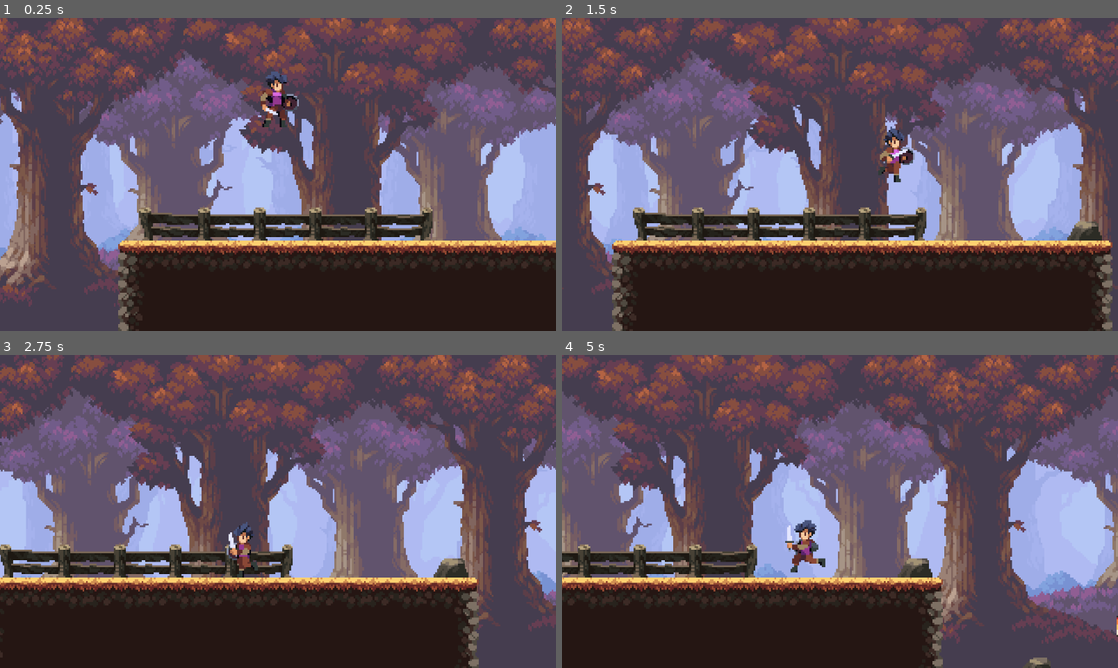
Above: before the commit, frames 1-4 (two rows, left to right).
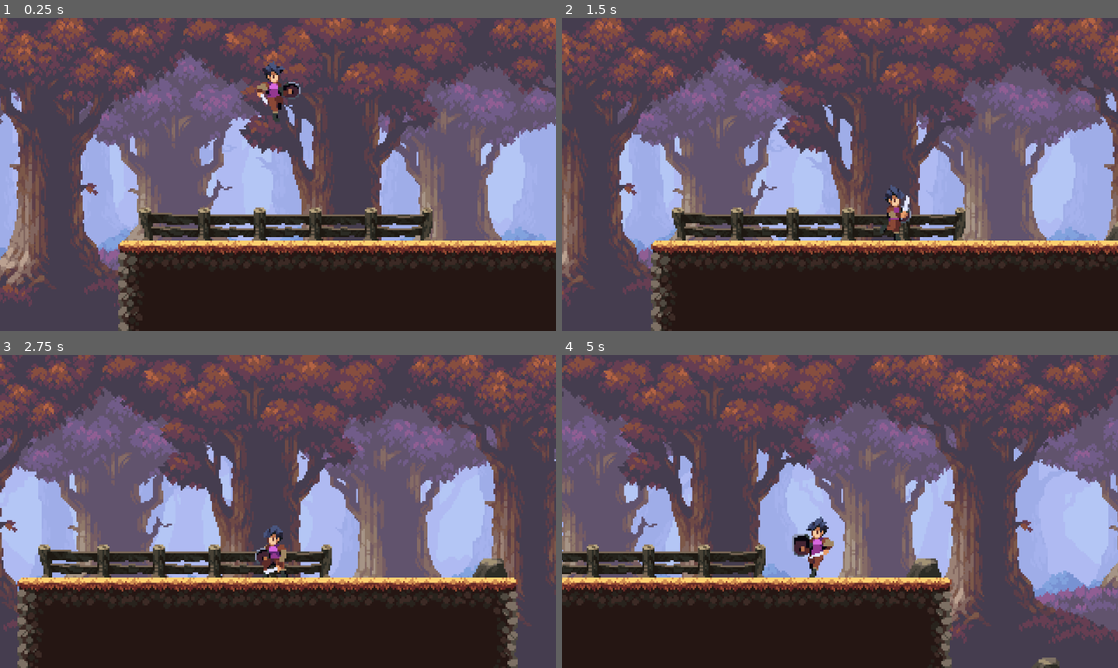
Above: after the commit, the same moments.

Repository: lucaslrt/2D-Platformer-Template-Godot-4
Game: Godot game, scene res://nodes/scenes/level.tscn
Same seed, same stepped clock (60 frames per second), same inputs: the game is played once before the commit and once after it. The project has no main scene, so this scene is started directly.
Inputs:
- Up to frame 1 (0.25 s): no input
- Up to frame 2 (1.5 s): hold Right (ui_right) from 0.53 s (still down); tap Space (ui_select) at 0.77 s
- Up to frame 3 (2.75 s): tap Space (ui_select) at 1.52 s; release Right (ui_right) at 2.03 s; hold Left (ui_left) from 2.03 s (still down)
- Up to frame 4 (5 s): release Left (ui_left) at 2.78 s; hold Right (ui_right) 2.78-4.28 s; tap Space (ui_select) at 3.02, 3.77, 4.52 s; hold Left (ui_left) from 4.28 s (still down)

The runs differ from the first frame. In frame 1, 0.9% of the frame differs, in the area x 46-55%, y 13-35%; in frame 2, 46%; in frame 3, 47%, in the area x 0-100%, y 0-100%; in frame 4, 26%.

Commit message:
Adding animation for jump and landing.

Diff:
--- a/nodes/player/player.tscn
+++ b/nodes/player/player.tscn
@@ -75,7 +75,7 @@
 [sub_resource type="Animation" id="Animation_w47s2"]
 resource_name = "fall"
 length = 0.4
-loop_mode = 1
+loop_mode = 2
 tracks/0/type = "value"
 tracks/0/imported = false
 tracks/0/enabled = true
@@ -125,6 +125,7 @@
 frame = 27
 script = ExtResource("3_ge577")
 animation_path = NodePath("../AnimationPlayer")
+player_path = NodePath("..")
 
 [node name="Collision" type="CollisionShape2D" parent="."]
 visible = false
@@ -140,3 +141,5 @@
 limit_top = 0
 drag_horizontal_enabled = true
 drag_vertical_enabled = true
+
+[connection signal="animation_finished" from="AnimationPlayer" to="Sprite" method="_on_animation_finished"]
--- a/nodes/player/player_sprite.gd
+++ b/nodes/player/player_sprite.gd
@@ -4,9 +4,19 @@
 @export var animation_path: NodePath
 @onready var animation: AnimationPlayer = get_node(animation_path)
 
+@export var player_path: NodePath
+@onready var player: Player = get_node(player_path)
+
 func animate(direction: Vector2) -> void:
 	verify_position(direction)
-	horizontal_behavior(direction)
+
+	if direction.y != 0:
+		vertical_behavior(direction)
+	elif player.landing:
+		animation.play("landing")
+		player.set_physics_process(false)
+	else:
+		horizontal_behavior(direction)
 
 func verify_position(direction: Vector2) -> void:
 	if direction.x > 0:
@@ -19,3 +29,18 @@
 		animation.play("run")
 	else:
 		animation.play("idle")
+
+func vertical_behavior(direction: Vector2) -> void:
+	if direction.y > 0:
+		player.landing = true
+		animation.play("fall")
+	elif direction.y < 0:
+		animation.play("jump")
+
+
+func _on_animation_finished(anim_name):
+	match anim_name:
+		"landing":
+			player.landing = false
+			player.set_physics_process(true)
+	pass # Replace with function body.
